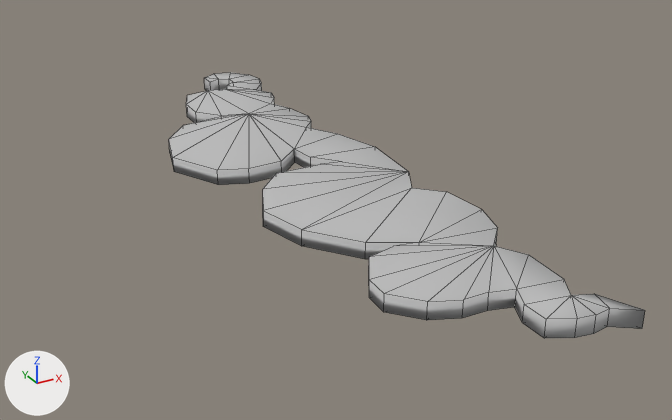
The OBJ model FunGame/Assets/Assets/EnvironmentAssets/Menu/Cloud/Cloud.obj: old version first, new version second.
Before and after are seen from a 50 mm lens placed at (-4.92, -10.22, 4.5), pointed at (0.21, -0.88, -0.17). Every picture has the same lights, and +X, +Y and +Z are marked at lower left. Mesh edges are drawn as thin lines. Where no turn or scale is listed for an object, it has been applied to the vertices.

The first picture shows 'Cloud'.
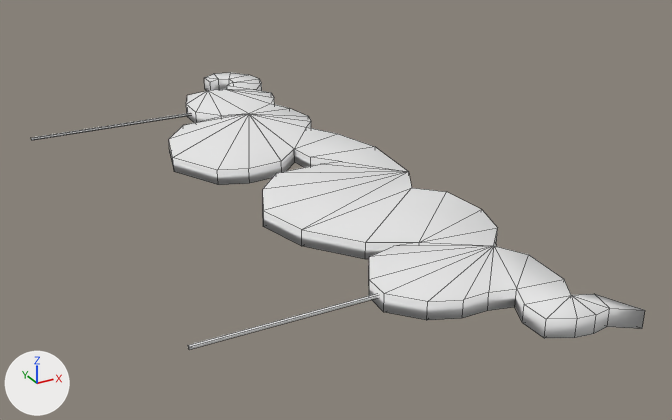
Where the change shows, as pixel boxes (x1, y1, x2, y2) in the pictures (672 x 420 px):
```json
{"object": "Cloud", "change": "recoloured, reshaped", "before": [169, 73, 645, 338], "after": [31, 73, 645, 350], "on screen": "grey to white, 29% wider"}
{"part": 1, "of": "me_cloud", "change": "added", "after": [31, 113, 377, 350]}
```

The change, as JSON lines over the scene's bpy script:
```json
{"op": "set", "path": "mat_initialshadinggroup.base_color", "old": "(0.5, 0.5, 0.5)", "new": "(0.8, 0.8, 0.8)", "note": "grey #bcbcbc -> white #e7e7e7"}
{"block": "me_cloud", "where": "me_cloud.from_pydata(...)  # 138 vertices, 187 faces; spans x -1.25..1.33, y -5.01..4.5, z 0.0..0.2"}
{"block": "me_cloud", "where": "# used by ob_cloud; location = (0.0, 0.0, 0.0)"}
{"block": "me_cloud", "where": "# verts and faces of me_cloud; kept vertices keep their numbers, new ones are numbered from 138"}
{"block": "me_cloud", "change": "me_cloud part 1"}
{"op": "add", "block": "me_cloud", "code": "verts[138] = (-2.66, -3.43, 0.07)  # pixel (189, 349)"}
{"op": "add", "block": "me_cloud", "code": "verts[139] = (-0.56, -3.43, 0.07)"}
{"op": "add", "block": "me_cloud", "code": "verts[140] = (-2.66, -3.43, 0.1)  # pixel (189, 346)"}
{"op": "add", "block": "me_cloud", "code": "verts[141] = (-0.56, -3.43, 0.1)"}
{"op": "add", "block": "me_cloud", "code": "verts[142] = (-2.66, 2.89, 0.07)  # pixel (31, 140)"}
{"op": "add", "block": "me_cloud", "code": "verts[143] = (-0.11, 2.89, 0.07)"}
{"op": "add", "block": "me_cloud", "code": "verts[144] = (-2.66, 2.89, 0.1)  # pixel (31, 138)"}
{"op": "add", "block": "me_cloud", "code": "verts[145] = (-0.11, 2.89, 0.1)"}
{"op": "add", "block": "me_cloud", "code": "for new, old in zip([*range(146, 154)], [*range(138, 146)]): verts[new] = verts[old] + (0.0, 0.03, 0.0)"}
{"op": "add", "block": "me_cloud", "code": "faces += [(138, 139, 141, 140), (140, 141, 149, 148), (146, 148, 149, 147), (138, 146, 147, 139), (142, 143, 145, 144), (144, 145, 153, 152)]"}
{"op": "add", "block": "me_cloud", "code": "faces += [(150, 152, 153, 151), (142, 150, 151, 143)]"}
```
